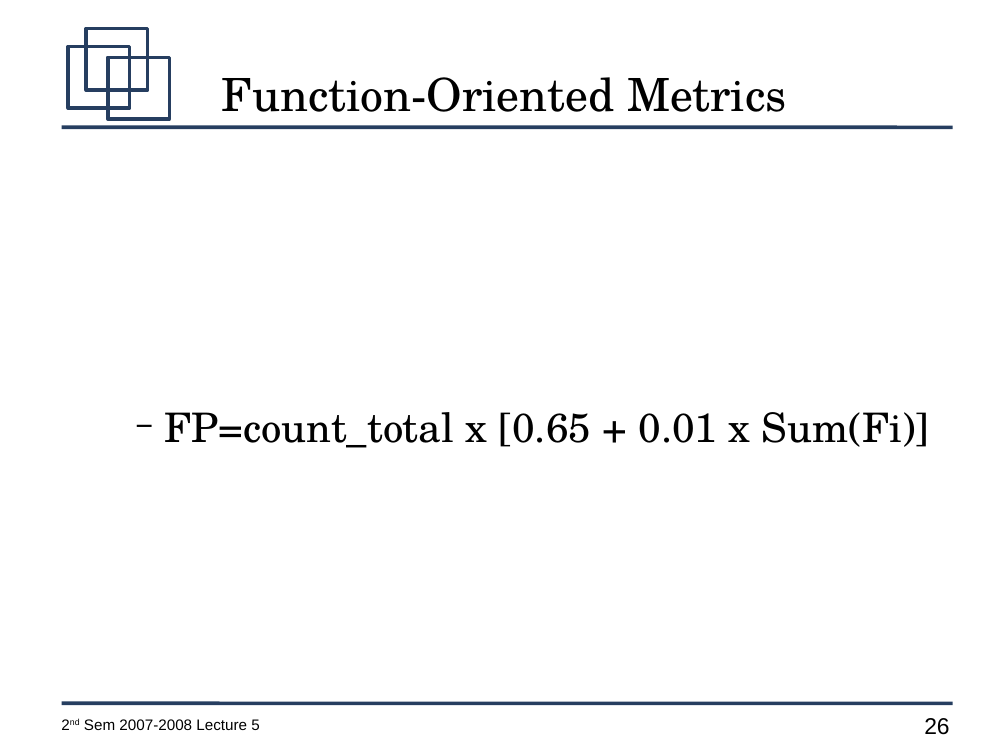
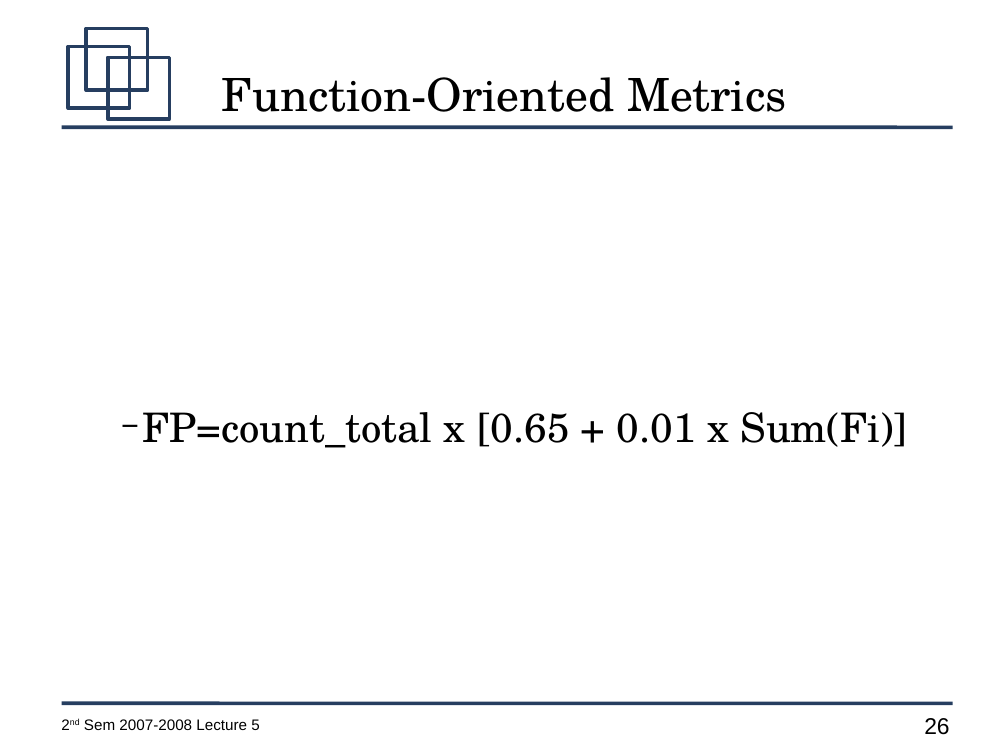
Before and after one commit to jachermocilla/jach-homepage, a slide deck: slide 26 of CMSC128-2nd-Sem-2007-L5.odp. Drawn at 1008x756 pixels with LibreOffice and Linux fonts; fonts in the diff are those of the drawing. Boxes give left, top, right and bottom in pixels: in the first picture for what was removed or moved away, otherwise in the second. Text is boxed around its words. In the diff, an @@ line names an element or a change of style, - is before the commit and + after.

```diff
--- a/CMSC128-2nd-Sem-2007-L5.odp
+++ b/CMSC128-2nd-Sem-2007-L5.odp
@@ subtitle "FP=count_total x [0.65 + 0.01 ..." at [143, 412, 907, 448]: indent changed @@
```
Also in this commit, not shown: 1 other slide changed, 3 other files.
